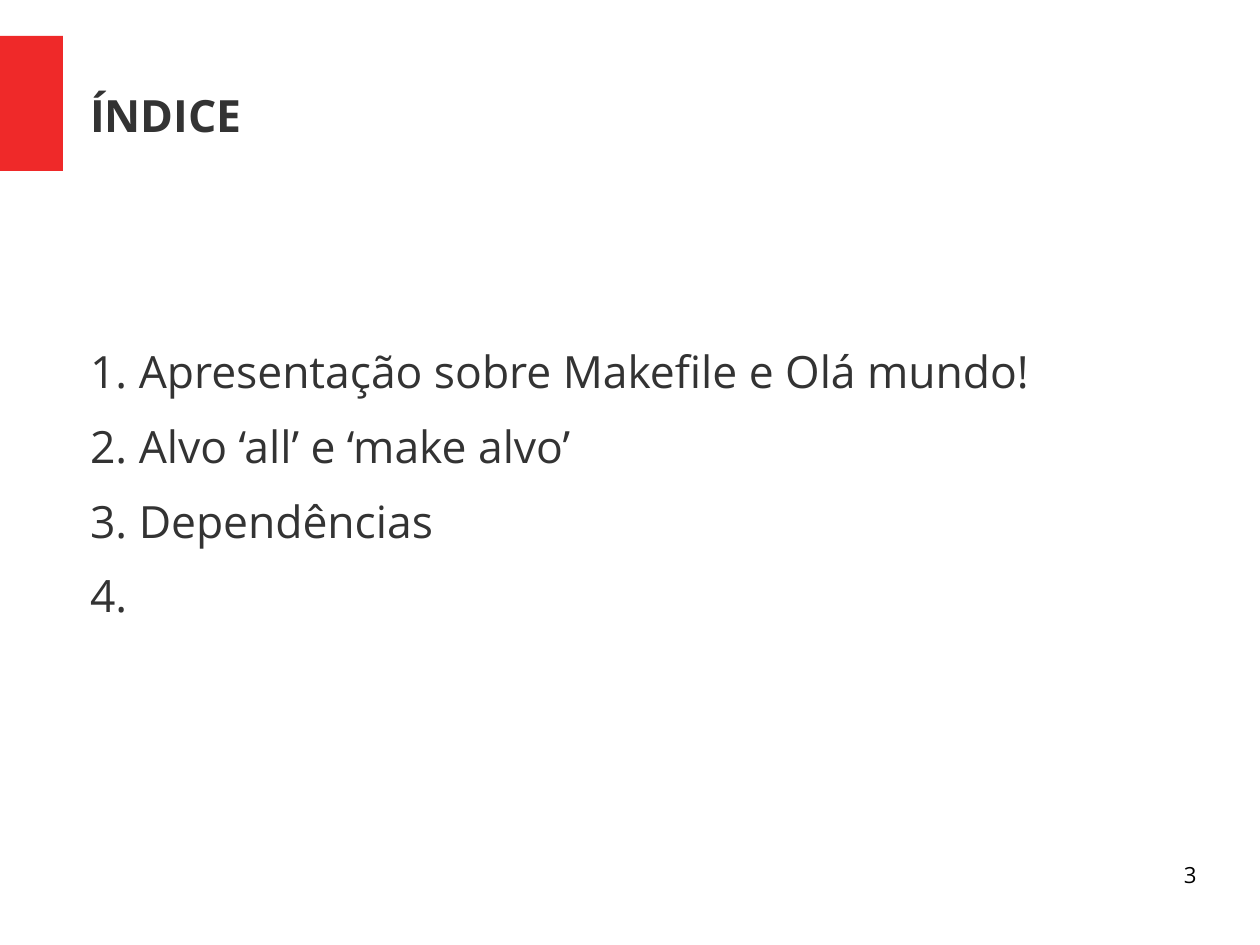
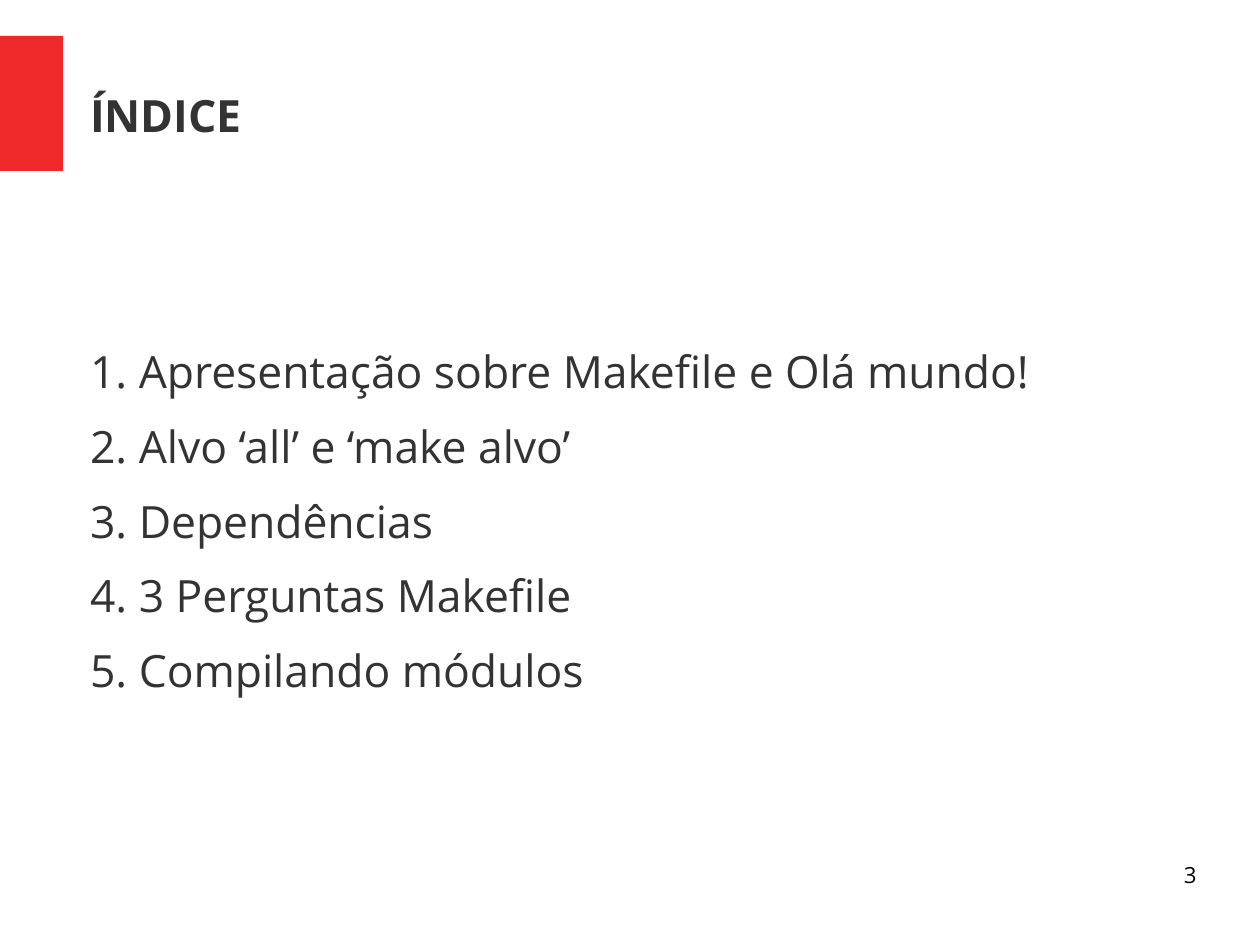
Before and after one commit to Geofisicando/curso-Makefile, a slide deck: slide 3 of slides/Apresentação_curso_Makefile.ppt. Drawn at 1260x945 pixels with LibreOffice and Linux fonts; fonts in the diff are those of the drawing. Boxes give left, top, right and bottom in pixels: in the first picture for what was removed or moved away, otherwise in the second. Text is boxed around its words. In the diff, an @@ line names an element or a change of style, - is before the commit and + after.

Commit message:
Aula e exemplo sobre definição de alvos e dependências e compilação de módulos com Makefile

```diff
--- a/slides/Apresentação_curso_Makefile.ppt
+++ b/slides/Apresentação_curso_Makefile.ppt
@@ text at bbox=[90, 578, 584, 698]: text changed @@
-4.
+4. 3 Perguntas Makefile
+5. Compilando módulos
```
Also in this commit, not shown: 2 slides added, 4 other files.
